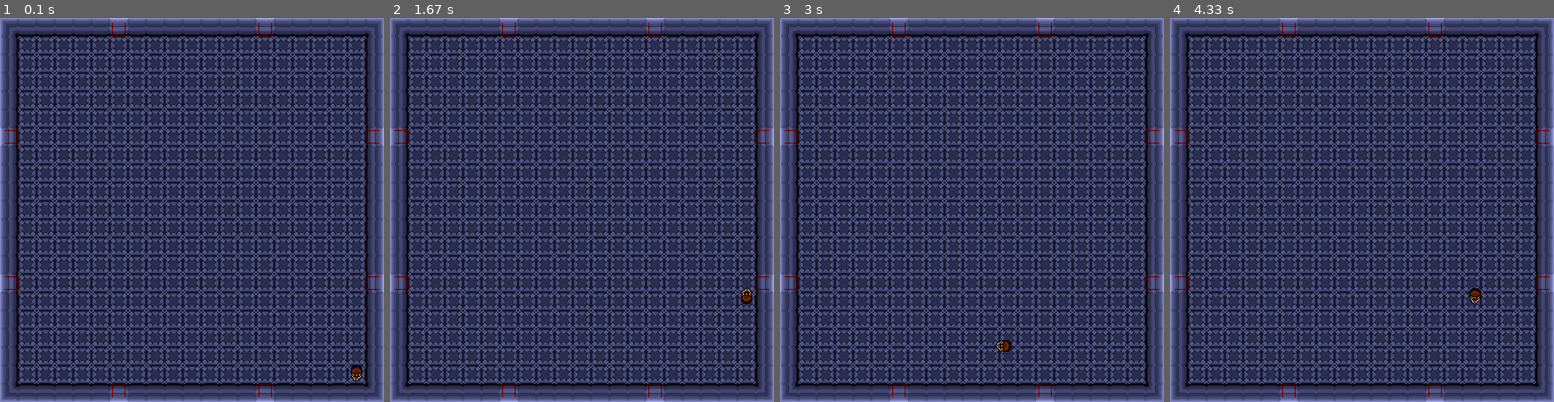
Above: before the commit, frames 1-4 (left to right).
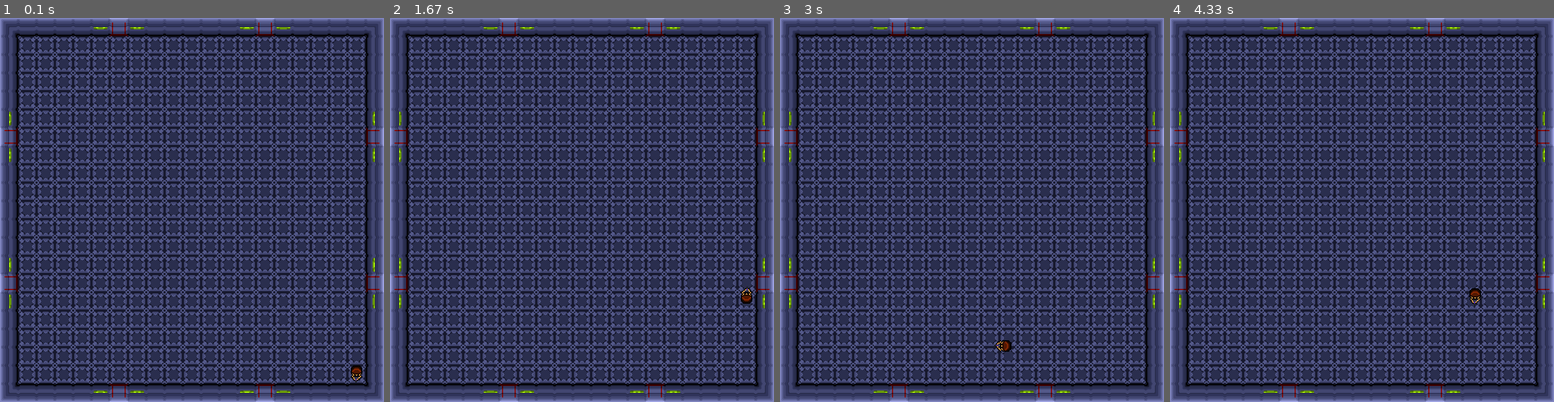
Above: after the commit, the same moments.

Repository: Jay-J-Williams/iTeamA3
Game: pygame game, started from Pygame_GroupProject/Pygame_GroupProject/Adam's_Refinements.py
Two runs of this game, one before a commit and one after it. Both use one fixed random seed, a clock stepped at 60 frames per second and the inputs below.
Inputs:
- Up to frame 1 (0.1 s): no input
- Up to frame 2 (1.67 s): hold W 0.83-1.3 s; hold D from 1.33 s (still down)
- Up to frame 3 (3 s): release D at 1.8 s; hold A 1.83-2.37 s; hold S 2.4-2.7 s; hold A from 2.73 s (still down)
- Up to frame 4 (4.33 s): release A at 3.13 s; hold W 3.17-3.53 s; hold D 3.57-4.2 s; hold S from 4.23 s (still down)

The runs differ from the first frame. In frame 1, 0.3% of the frame differs, in the area x 2-98%, y 2-98%; in frame 2, 0.3%; in frame 3, 0.3%; in frame 4, 0.3%.

Commit message:
Added working LED animations

Diff:
--- a/Pygame_GroupProject/Pygame_GroupProject/Adam's_Refinements.py
+++ b/Pygame_GroupProject/Pygame_GroupProject/Adam's_Refinements.py
@@ -1,6 +1,6 @@
 import pygame, sys
 visible_sprites = pygame.sprite.Group()
-obstacle_sprites = pygame.sprite.Group()
+enemy_sprites = pygame.sprite.Group()
 
 #IMPORTANT NOTE - The assets folder cannot be directly accessed through Assets/blahblah/blahblah
 #This is because the file path starts at the .sln file, this file is ONE folder above the game files
@@ -24,28 +24,28 @@
     Tilesize = 32
 
     MAP = [
-    ['c','w','w','w','w','w','d','w','w','w','w','w','w','w','d','w','w','w','w','w','c'], #1 | [0]
+    ['c','w','w','w','w','l','d','l','w','w','w','w','w','l','d','l','w','w','w','w','c'], #1 | [0]
     ['w','f','f','f','f','f','f','f','f','f','f','f','f','f','f','f','f','f','f','f','w'], #2 | [1]
     ['w','f','f','f','f','f','f','f','f','f','f','f','f','f','f','f','f','f','f','f','w'], #3 | [2]
     ['w','f','f','f','f','f','f','f','f','f','f','f','f','f','f','f','f','f','f','f','w'], #4 | [3]
     ['w','f','f','f','f','f','f','f','f','f','f','f','f','f','f','f','f','f','f','f','w'], #5 | [4]
-    ['w','f','f','f','f','f','f','f','f','f','f','f','f','f','f','f','f','f','f','f','w'], #6 | [5]
+    ['l','f','f','f','f','f','f','f','f','f','f','f','f','f','f','f','f','f','f','f','l'], #6 | [5]
     ['d','f','f','f','f','f','f','f','f','f','f','f','f','f','f','f','f','f','f','f','d'], #7 | [6]
-    ['w','f','f','f','f','f','f','f','f','f','f','f','f','f','f','f','f','f','f','f','w'], #8 | [7]
+    ['l','f','f','f','f','f','f','f','f','f','f','f','f','f','f','f','f','f','f','f','l'], #8 | [7]
     ['w','f','f','f','f','f','f','f','f','f','f','f','f','f','f','f','f','f','f','f','w'], #9 | [8]
     ['w','f','f','f','f','f','f','f','f','f','f','f','f','f','f','f','f','f','f','f','w'], #10 | [9]
     ['w','f','f','f','f','f','f','f','f','f','f','f','f','f','f','f','f','f','f','f','w'], #11 | [10]
     ['w','f','f','f','f','f','f','f','f','f','f','f','f','f','f','f','f','f','f','f','w'], #12 | [11]
     ['w','f','f','f','f','f','f','f','f','f','f','f','f','f','f','f','f','f','f','f','w'], #13 | [12]
-    ['w','f','f','f','f','f','f','f','f','f','f','f','f','f','f','f','f','f','f','f','w'], #14 | [13]
+    ['l','f','f','f','f','f','f','f','f','f','f','f','f','f','f','f','f','f','f','f','l'], #14 | [13]
     ['d','f','f','f','f','f','f','f','f','f','f','f','f','f','f','f','f','f','f','f','d'], #15 | [14]
-    ['w','f','f','f','f','f','f','f','f','f','f','f','f','f','f','f','f','f','f','f','w'], #16 | [15]
+    ['l','f','f','f','f','f','f','f','f','f','f','f','f','f','f','f','f','f','f','f','l'], #16 | [15]
     ['w','f','f','f','f','f','f','f','f','f','f','f','f','f','f','f','f','f','f','f','w'], #17 | [16]
     ['w','f','f','f','f','f','f','f','f','f','f','f','f','f','f','f','f','f','f','f','w'], #18 | [17]
     ['w','f','f','f','f','f','f','f','f','f','f','f','f','f','f','f','f','f','f','f','w'], #19 | [18]
     ['w','f','f','f','f','f','f','f','f','f','f','f','f','f','f','f','f','f','f','fp','w'],#20 | [19]
-    ['c','w','w','w','w','w','d','w','w','w','w','w','w','w','d','w','w','w','w','w','c']  #21 | [20]
-    ]
+    ['c','w','w','w','w','l','d','l','w','w','w','w','w','l','d','l','w','w','w','w','c']  #21 | [20]
+   ]
 #-------------------------------------------------------------------------------------------------------------------------------------------------------------------------------------------------------------------------------------------------------------------------
 class Game:
     def __init__(self):
@@ -79,31 +79,34 @@
         self.TILESIZE = S.Tilesize
         self.create_map()
 
+        self.animation = Animations()
+
     def create_map(self):
         for row_index, row in enumerate(self.MAP):
             for col_index, col in enumerate(row):
                 x = col_index * self.TILESIZE
                 y = row_index * self.TILESIZE
-                self.y = y
-                self.x = x
+
+                self.Door_indexes = [6, 14]
+
                 col = col.lower()
                 #--------------------------------------------------------------------------------
                 #Walls
                 if col == "w" and row_index == 0:
                     image = "Pygame_GroupProject\Assets\Area\Wall.png"
-                    AreaSprite((x, y), image, [visible_sprites, obstacle_sprites])
+                    AreaSprite((x, y), image, [visible_sprites])
 
                 elif col == "w" and col_index == 0 and row_index > 0 and row_index < 20:
                     image = ImageTransformer("Pygame_GroupProject\Assets\Area\Wall.png", 90)
-                    image = image.ReturnImage((x, y), [visible_sprites, obstacle_sprites])
+                    image = image.ReturnImage((x, y), [visible_sprites])
 
                 elif col == "w" and row_index == 20:
                     image = ImageTransformer("Pygame_GroupProject\Assets\Area\Wall.png", 180)
-                    image = image.ReturnImage((x, y), [visible_sprites, obstacle_sprites])
+                    image = image.ReturnImage((x, y), [visible_sprites])
 
                 elif col == "w" and col_index == 20 and row_index > 0 and row_index < 20:
                     image = ImageTransformer("Pygame_GroupProject\Assets\Area\Wall.png", 270)
-                    image = image.ReturnImage((x, y), [visible_sprites, obstacle_sprites])
+                    image = image.ReturnImage((x, y), [visible_sprites])
                 #--------------------------------------------------------------------------------
                 #Corners
                 elif col == "c" and col_index == 20 and row_index == 0:
@@ -125,19 +128,19 @@
                 #Doors
                 elif col == "d" and row_index == 0:
                     image = "Pygame_GroupProject\Assets\Area\Door.png"
-                    AreaSprite((x, y), image, [visible_sprites, obstacle_sprites])
-
-                elif col == "d" and (row_index == 6 or row_index == 14) and col_index == 0:
+                    AreaSprite((x, y), image, [visible_sprites])
+
+                elif col == "d" and  row_index in self.Door_indexes and col_index == 0:
                     image = ImageTransformer("Pygame_GroupProject\Assets\Area\Door.png", 90)
-                    image = image.ReturnImage((x, y), [visible_sprites, obstacle_sprites])
+                    image = image.ReturnImage((x, y), [visible_sprites])
 
                 elif col == "d" and row_index == 20:
                     image = ImageTransformer("Pygame_GroupProject\Assets\Area\Door.png", 180)
-                    image = image.ReturnImage((x, y), [visible_sprites, obstacle_sprites])
-
-                elif col == "d" and (row_index == 6 or row_index == 14) and col_index == 20:
+                    image = image.ReturnImage((x, y), [visible_sprites])
+
+                elif col == "d" and  row_index in self.Door_indexes and col_index == 20:
                     image = ImageTransformer("Pygame_GroupProject\Assets\Area\Door.png", 270)
-                    image = image.ReturnImage((x, y), [visible_sprites, obstacle_sprites])
+                    image = image.ReturnImage((x, y), [visible_sprites])
                 #--------------------------------------------------------------------------------
                 #Floor
                 elif col == "f":
@@ -158,6 +161,7 @@
     def run(self):
         visible_sprites.draw(self.display_surface)
         self.player.Update()
+        self.animation.LED_animations()
         visible_sprites.update()
 #-------------------------------------------------------------------------------------------------------------------------------------------------------------------------------------------------------------------------------------------------------------------------
 class AreaSprite(pygame.sprite.Sprite):
@@ -181,6 +185,57 @@
 
 # - Adam
 #-------------------------------------------------------------------------------------------------------------------------------------------------------------------------------------------------------------------------------------------------------------------------
+class Animations():
+    def __init__(self):
+        S = Settings()
+        self.map = S.MAP
+        self.TILESIZE = S.Tilesize
+
+        self.LEDOne = "Pygame_GroupProject\Assets\Area\LED.png"
+        self.LEDTwo = "Pygame_GroupProject\Assets\Area\LED_frame2.png"
+        self.LEDThree = "Pygame_GroupProject\Assets\Area\LED_frame3.png"
+        self.LEDFour = "Pygame_GroupProject\Assets\Area\LED_frame4.png"
+        self.LED_frames = [self.LEDOne, self.LEDTwo, self.LEDThree, self.LEDFour]
+        self.LED_current = 0
+
+        self.DoorOne = "Pygame_GroupProject\Assets\Area\Door.png"
+        self.DoorTwo = "Pygame_GroupProject\Assets\Area\Door_frame2.png"
+        self.DoorThree = "Pygame_GroupProject\Assets\Area\Door_frame3.png"
+        self.DoorFour = "Pygame_GroupProject\Assets\Area\Door_frame4.png"
+        self.Door_frames = [self.DoorOne, self.DoorTwo, self.DoorThree, self.DoorFour]
+        self.Door_current = 0
+
+        self.LED_animations()
+
+    def LED_animations(self):
+        for row_index, row in enumerate(self.map):
+            for col_index, col in enumerate(row):
+                x = col_index * self.TILESIZE
+                y = row_index * self.TILESIZE
+
+                self.LED_indexes = [5, 7, 13, 15]
+
+                if col == "l" and row_index == 0:
+                    image = self.LED_frames[int(self.LED_current)]
+                    AreaSprite((x, y), image, [visible_sprites])
+
+                elif col == "l" and row_index in self.LED_indexes and col_index == 0:
+                    image = ImageTransformer(self.LED_frames[int(self.LED_current)], 90)
+                    image = image.ReturnImage((x, y), [visible_sprites])
+
+                elif col == "l" and row_index == 20:
+                    image = ImageTransformer(self.LED_frames[int(self.LED_current)], 180)
+                    image = image.ReturnImage((x, y), [visible_sprites])
+
+                elif col == "l" and row_index in self.LED_indexes and col_index == 20:
+                    image = ImageTransformer(self.LED_frames[int(self.LED_current)], 270)
+                    image = image.ReturnImage((x, y), [visible_sprites])
+
+                self.LED_current += 0.2
+
+                if self.LED_current >= len(self.LED_frames):
+                    self.LED_current = 0
+#-------------------------------------------------------------------------------------------------------------------------------------------------------------------------------------------------------------------------------------------------------------------------
 class ImageTransformer(pygame.sprite.Sprite):
     def __init__(self, image, degrees):
         self.image = pygame.image.load(image).convert_alpha()
